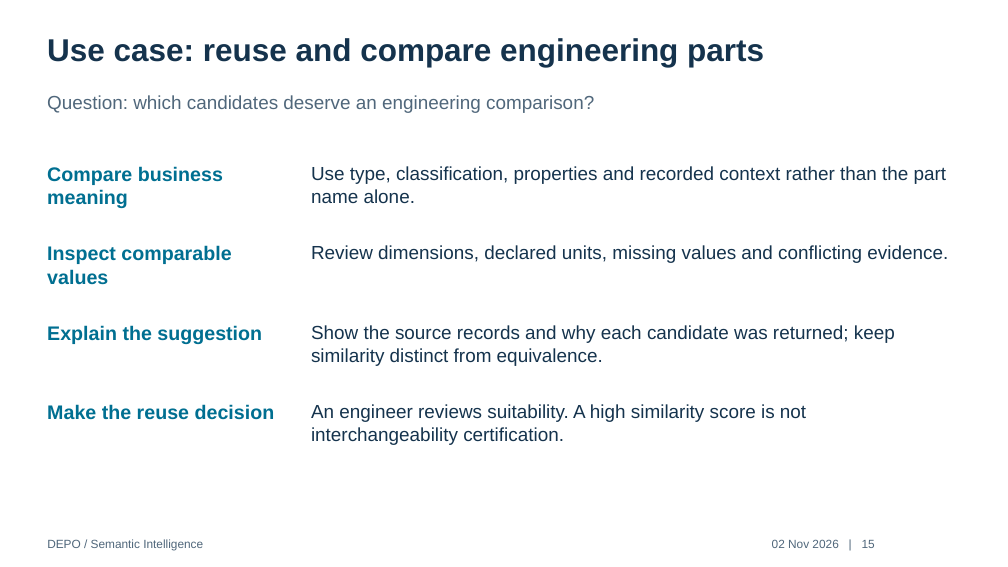
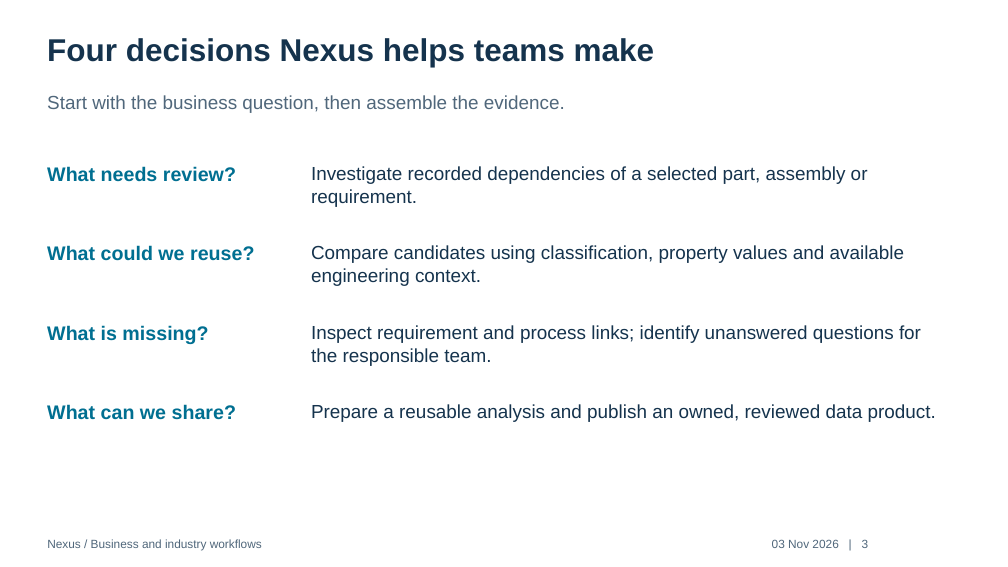
Before and after one commit to dparitosh/PMem, a slide deck: slide 3 of deliverables/DEPO-Workflow-Audited.pptx (slide 15 before the commit). Drawn at 1008x567 pixels with LibreOffice and Linux fonts; fonts in the diff are those of the drawing. Boxes give left, top, right and bottom in pixels: in the first picture for what was removed or moved away, otherwise in the second. Text is boxed around its words. In the diff, an @@ line names an element or a change of style, - is before the commit and + after.

Commit message:
Rewrite Nexus business literature with industry workflow diagrams

```diff
--- a/deliverables/DEPO-Workflow-Audited.pptx
+++ b/deliverables/DEPO-Workflow-Audited.pptx
@@ text at [47, 38, 655, 67]: text changed @@
-Use case: reuse and compare engineering parts
+Four decisions Nexus helps teams make
@@ text at [47, 95, 565, 113]: text changed @@
-Question: which candidates deserve an engineering comparison?
+Start with the business question, then assemble the evidence.
@@ text at [47, 166, 236, 182]: text changed @@
-Compare business meaning
+What needs review?
@@ text at [311, 166, 868, 207]: text changed @@
-Use type, classification, properties and recorded context rather than the part name alone.
+Investigate recorded dependencies of a selected part, assembly or requirement.
@@ text at [47, 245, 254, 261]: text changed @@
-Inspect comparable values
+What could we reuse?
@@ text at [311, 245, 905, 286]: text changed @@
-Review dimensions, declared units, missing values and conflicting evidence.
+Compare candidates using classification, property values and available engineering context.
@@ text at [47, 325, 208, 344]: text changed @@
-Explain the suggestion
+What is missing?
@@ text at [311, 325, 921, 366]: text changed @@
-Show the source records and why each candidate was returned; keep similarity distinct from equivalence.
+Inspect requirement and process links; identify unanswered questions for the responsible team.
@@ text at [47, 404, 236, 420]: text changed @@
-Make the reuse decision
+What can we share?
@@ text at [311, 404, 936, 422]: text changed @@
-An engineer reviews suitability. A high similarity score is not interchangeability certification.
+Prepare a reusable analysis and publish an owned, reviewed data product.
@@ text at [47, 539, 262, 550]: text changed @@
-DEPO / Semantic Intelligence
+Nexus / Business and industry workflows
@@ text at [772, 539, 869, 548]: text changed @@
-02 Nov 2026 | 15
+03 Nov 2026 | 3
```
Also in this commit, not shown: 8 other slides changed, 11 slides added, 11 slides removed, 10 other files.
